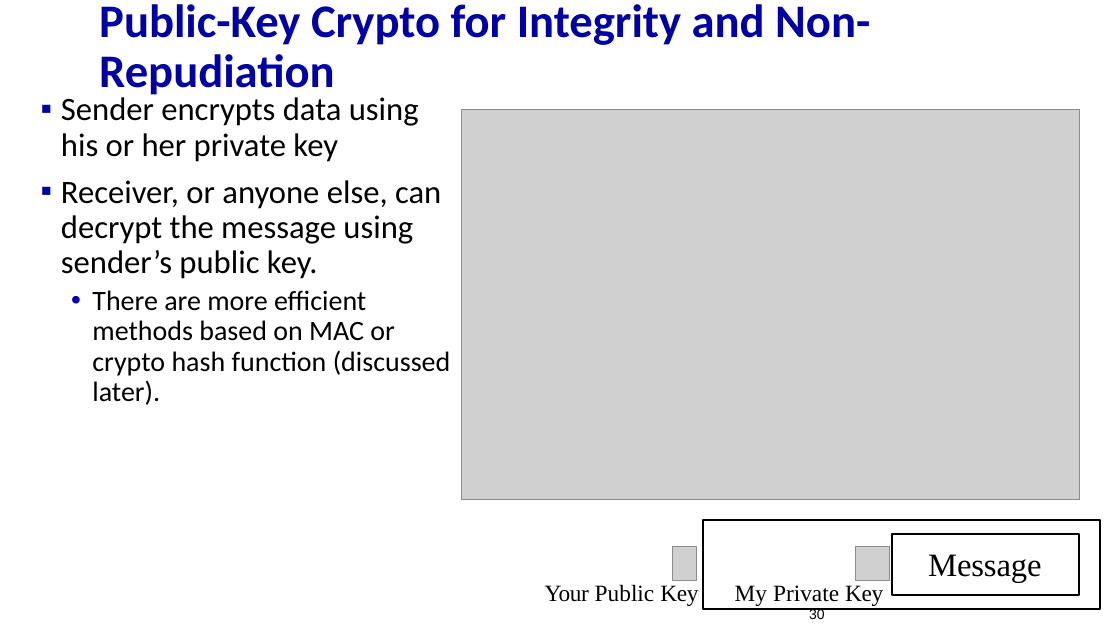
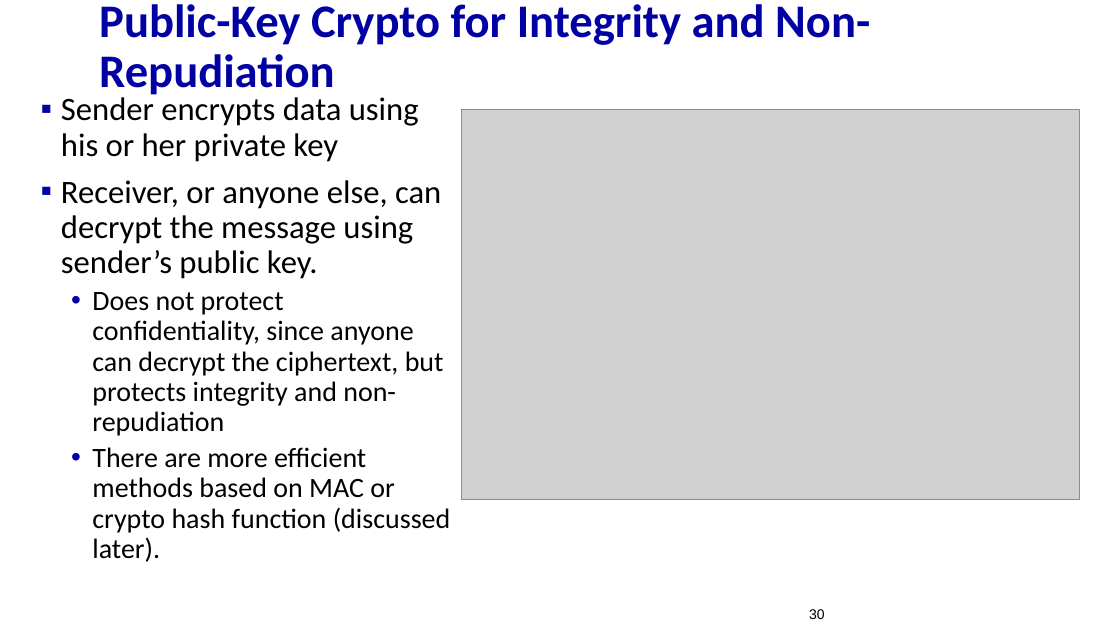
Before and after one commit to guhofstra/CSC175Sp26, a slide deck: slide 30 of PPTs/Lecture 15 - Network Security.pptx. Drawn at 1120x630 pixels with LibreOffice and Linux fonts; fonts in the diff are those of the drawing; grey boxes stand for pictures. Boxes give left, top, right and bottom in pixels: in the first picture for what was removed or moved away, otherwise in the second. Text is boxed around its words. In the diff, an @@ line names an element or a change of style, - is before the commit and + after.

```diff
--- a/PPTs/Lecture 15 - Network Security.pptx
+++ b/PPTs/Lecture 15 - Network Security.pptx
@@ text at box(92, 292, 444, 436): paragraph added @@
+  • Does not protect confidentiality, since anyone can decrypt the ciphertext, but protects integrity and non-repudiation
@@ rectangle removed at box(703, 520, 1100, 609) @@
-My Private Key
@@ rectangle removed at box(892, 534, 1079, 595) @@
-Message
@@ picture removed at box(673, 547, 697, 581) @@
@@ picture removed at box(856, 547, 890, 581) @@
@@ text removed at box(545, 584, 698, 606) @@
-Your Public Key
```
Also in this commit, not shown: 2 other slides changed, 8 other files.
